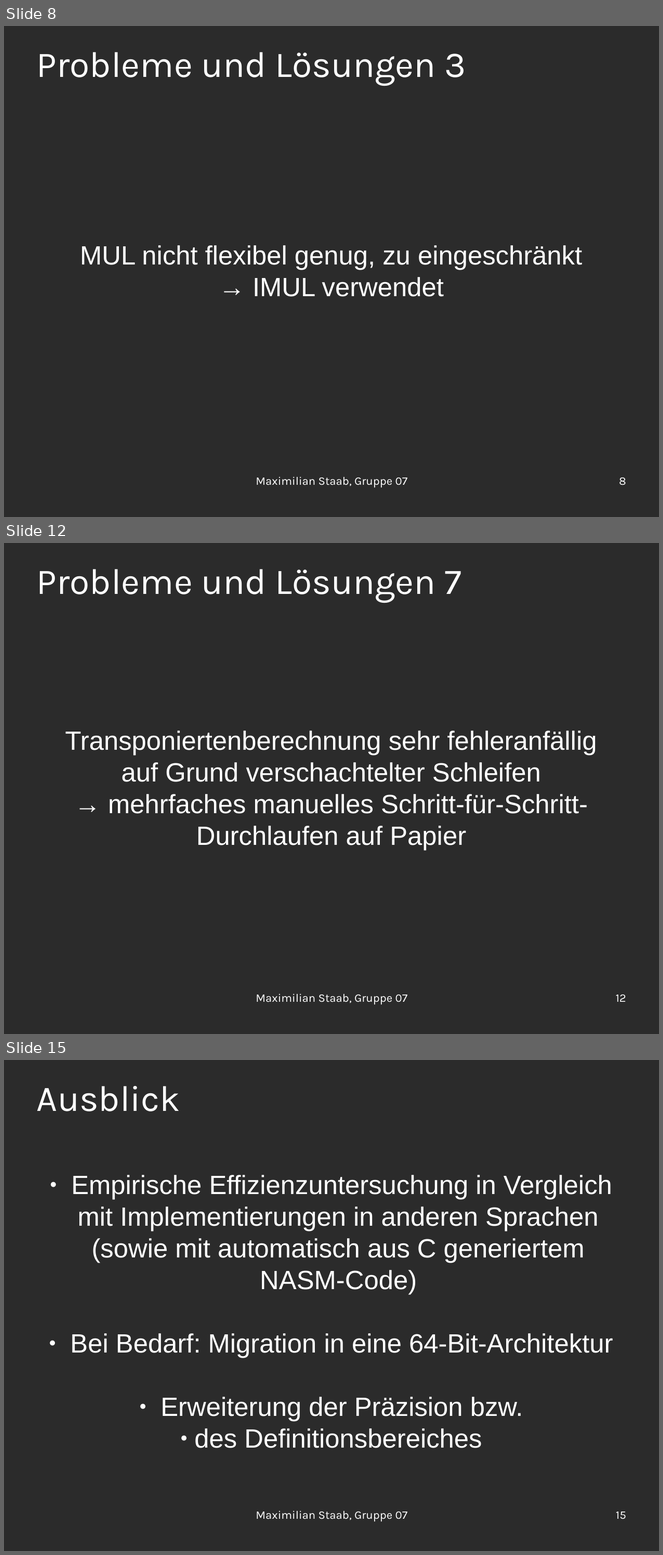
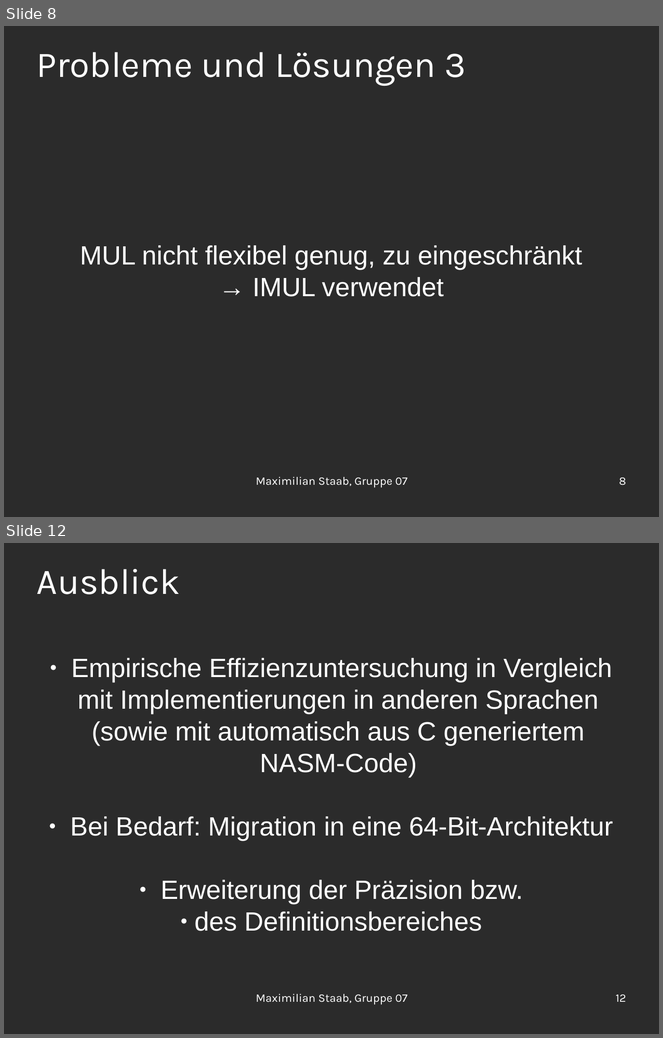
Before and after one commit to OrestTa/etip, a slide deck: Projekt2/Protokolle/verlauf2.odp. Shown one above the other, each under a label of ours: slides 8, 12 and 15 before the commit, slides 8 and 12 after it; the slides between them are not shown. The pictures are 663x1555 and 663x1038 pixels, drawn with LibreOffice and Linux fonts; fonts in the diff are those of the drawing; background and template pictures are left out; a plain dark background stands for a picture behind light text. Boxes give left, top, right and bottom in pixels: in the first picture for what was removed or moved away, otherwise in the second. Text is boxed around its words. In the diff, an @@ line names an element or a change of style, - is before the commit and + after.

```diff
--- a/Projekt2/Protokolle/verlauf2.odp
+++ b/Projekt2/Protokolle/verlauf2.odp
@@ slide 12 removed at (4,543,659,1034), background picture (left out) @@
@@ title removed at (37,569,462,603) @@
-Probleme und Lösungen 7
@@ subtitle removed at (65,731,597,850) @@
-Transponiertenberechnung sehr fehleranfällig
-auf Grund verschachtelter Schleifen
-→ mehrfaches manuelles Schritt-für-Schritt-Durchlaufen auf Papier
@@ text removed at (256,994,408,1005) @@
-Maximilian Staab, Gruppe 07
@@ page number removed at (616,995,626,1002) @@
-12
@@ what was slide 15 is now slide 12 @@
@@ page number at (616,995,626,1002): text changed @@
-15
+12
```
Also in this commit, not shown: 3 slides changed, 2 other slides removed.
